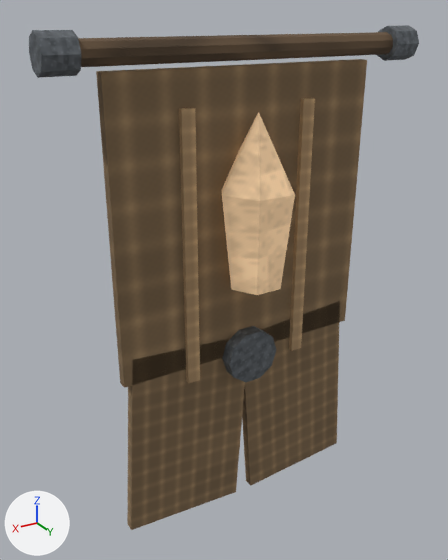
The Blender file assets/models/source/crystal-banner-swallowtail-earth.blend, before and after one commit.
Both versions are drawn from a 50 mm lens placed at (1.08, 1.641, 0.813), pointed at (0.075, -0.033, -0.024). Lighting does not change. The marker at lower left points along +X, +Y and +Z. The first picture is the older version.

In view in the first picture: 'crystal-crest', 'left-cap', 'left-seam', 'left-tail', 'right-cap', 'right-seam', 'right-tail', 'tail-ring', 'top-rod', 'upper-field'.
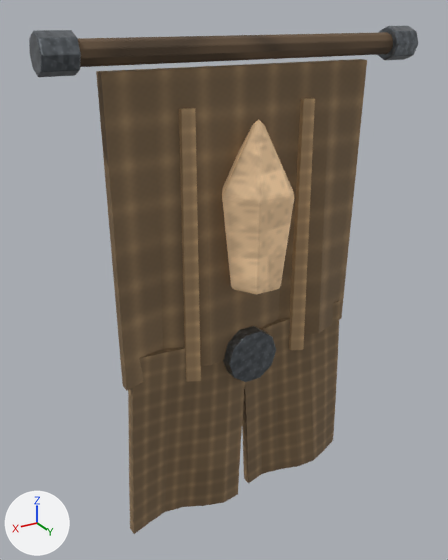
What changed in the scene script:
```text
Change mat_magenheim_banner_cloth_bright:
    where n0 = _N.new('ShaderNodeBsdfPrincipled'); n0.name = 'Principled BSDF'
    n0.inputs[2].default_value: 0.88 -> 0.78  # 'Roughness'
Change mat_magenheim_banner_crystal:
    where n0 = _N.new('ShaderNodeBsdfPrincipled'); n0.name = 'Principled BSDF'
    n0.inputs[28].default_value: 1.0 -> 0.65  # 'Emission Strength'
Change me_upper_field:
    remove me_upper_field.from_pydata(...)  # 8 vertices, 12 faces; spans x -0.47..0.47, y -0.018..0.018, z -0.49..0.49
    add me_upper_field.from_pydata(...)  # 218 vertices, 432 faces; spans x -0.47..0.47, y -0.047..0.047, z -0.49..0.49
    me_upper_field part 1: 4 vertices removed from x -0.47..0.47, y -0.018..0.018, z -0.49; 214 vertices added at x -0.47..0.47, y -0.047..0.047, z -0.49..0.49
Change me_left_tail:
    remove me_left_tail.from_pydata(...)  # 8 vertices, 12 faces; spans x -0.249..0.249, y -0.018..0.018, z -0.365..0.365
    add me_left_tail.from_pydata(...)  # 218 vertices, 432 faces; spans x -0.249..0.249, y -0.046..0.046, z -0.365..0.365
    me_left_tail part 2: 1 vertex moved within x -0.2, y 0.018, z 0.365; 7 vertices removed from x -0.249..0.249, y -0.018..0.018, z -0.365..0.365; 217 vertices added at x -0.249..0.249, y -0.046..0.046, z -0.365..0.365
Change me_right_tail:
    remove me_right_tail.from_pydata(...)  # 8 vertices, 12 faces; spans x -0.249..0.249, y -0.018..0.018, z -0.365..0.365
    add me_right_tail.from_pydata(...)  # 218 vertices, 432 faces; spans x -0.249..0.249, y -0.046..0.046, z -0.365..0.365
    me_right_tail part 3: 1 vertex moved within x 0.2, y -0.018, z 0.365; 7 vertices removed from x -0.249..0.249, y -0.018..0.018, z -0.365..0.365; 217 vertices added at x -0.249..0.249, y -0.046..0.046, z -0.365..0.365
Change me_left_seam:
    remove me_left_seam.from_pydata(...)  # 8 vertices, 12 faces; spans x -0.023..0.023, y -0.015..0.015, z -0.46..0.46
    add me_left_seam.from_pydata(...)  # 218 vertices, 432 faces; spans x -0.023..0.023, y -0.025..0.025, z -0.46..0.46
    me_left_seam part 4: 6 vertices removed from x -0.023..0.023, y -0.015..0.015, z -0.46..0.46; 216 vertices added at x -0.023..0.023, y -0.025..0.025, z -0.46..0.46
Change ob_top_rod:
    add _m = ob_top_rod.modifiers.new('Crafted edge chamfer', 'BEVEL')
    add _m.width = 0.003
    add _m.width_pct = 0.003
    add _m.segments = 2
    add _m.angle_limit = 0.454
Change ob_left_cap:
    add _m = ob_left_cap.modifiers.new('Crafted edge chamfer', 'BEVEL')
    add _m.width = 0.0045
    add _m.width_pct = 0.0045
    add _m.segments = 2
    add _m.angle_limit = 0.454
Change ob_right_cap:
    add _m = ob_right_cap.modifiers.new('Crafted edge chamfer', 'BEVEL')
    add _m.width = 0.0045
    add _m.width_pct = 0.0045
    add _m.segments = 2
    add _m.angle_limit = 0.454
Change ob_left_tail:
    ob_left_tail.location: (-0.235, -0.025, -0.58) -> (-0.235, -0.026, -0.58)
Change ob_right_tail:
    ob_right_tail.location: (0.235, -0.025, -0.58) -> (0.235, -0.024, -0.58)
Change ob_left_seam:
    ob_left_seam.location: (-0.22, -0.006, 0.1) -> (-0.22, -0.002, 0.1)
Change ob_right_seam:
    ob_right_seam.location: (0.22, -0.006, 0.1) -> (0.22, -0.01, 0.1)
Change ob_crystal_crest:
    add _m = ob_crystal_crest.modifiers.new('Crafted edge chamfer', 'BEVEL')
    add _m.width = 0.0101
    add _m.width_pct = 0.0101
    add _m.segments = 2
    add _m.angle_limit = 0.454
Change ob_tail_ring:
    add _m = ob_tail_ring.modifiers.new('Crafted edge chamfer', 'BEVEL')
    add _m.width = 0.00225
    add _m.width_pct = 0.00225
    add _m.segments = 2
    add _m.angle_limit = 0.454
```

Location of each change, (x1, y1, x2, y2) in pixels of the pictures (448 x 560 px):
'upper-field', reshaped
    before: (96, 59, 367, 388)
    after: (96, 59, 367, 391)
'right-tail', reshaped, moved
    before: (127, 340, 245, 530)
    after: (128, 348, 245, 534)
'left-tail', reshaped, moved
    before: (242, 302, 340, 486)
    after: (242, 300, 340, 483)
'crystal-crest', surface changed, modifiers changed
    before: (222, 112, 295, 295)
    after: (222, 119, 294, 295)
'right-seam', moved
    before: (179, 108, 200, 383)
    after: (179, 108, 201, 382)
'left-seam', reshaped, moved
    before: (289, 98, 315, 351)
    after: (289, 98, 315, 350)
'right-cap', modifiers changed
    before: (29, 30, 81, 78)
    after: (29, 30, 81, 77)
'left-cap', modifiers changed
    before: (377, 25, 419, 61)
    after: (378, 26, 418, 60)
part 1 of me_upper_field, reshaped
    before: (98, 74, 366, 388)
    after: (98, 74, 366, 391)
